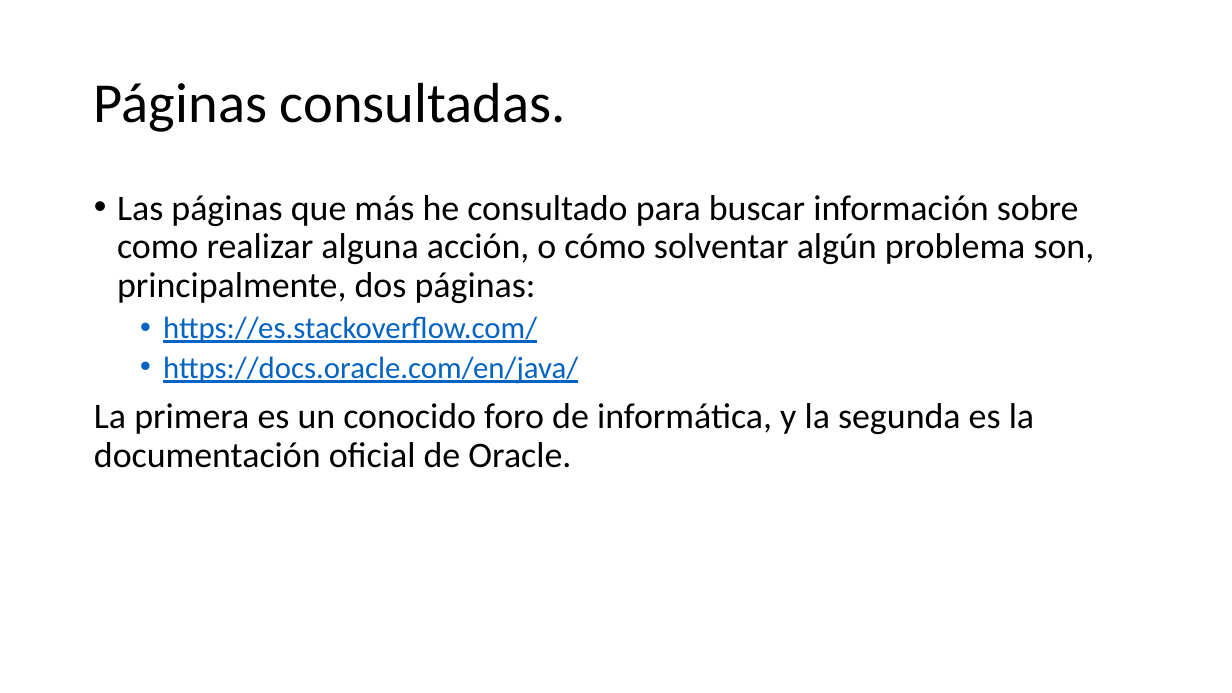
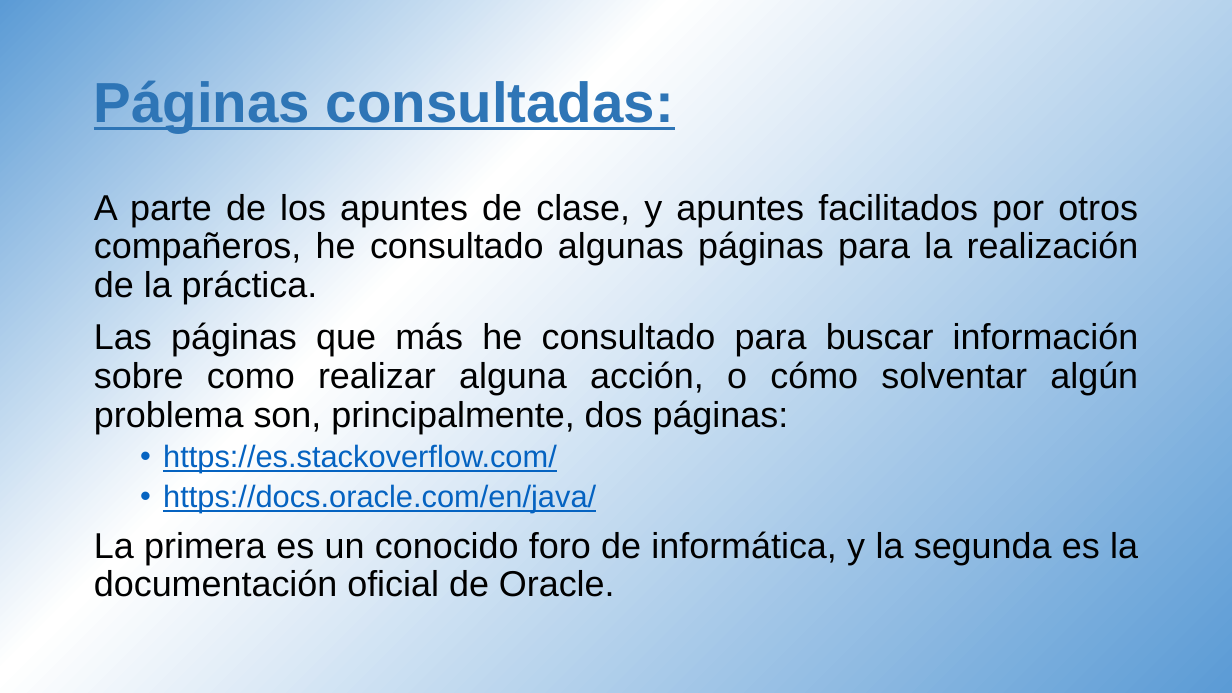
Before and after one commit to IhoFenixMFS/pracPOOjun18, a slide deck: slide 13 of poo.pptx (slide 12 before the commit). Drawn at 1232x693 pixels with LibreOffice and Linux fonts; fonts in the diff are those of the drawing. Boxes give left, top, right and bottom in pixels: in the first picture for what was removed or moved away, otherwise in the second. Text is boxed around its words. In the diff, an @@ line names an element or a change of style, - is before the commit and + after.

```diff
--- a/poo.pptx
+++ b/poo.pptx
@@ background #FFFFFF to gradient #5B9BD5 to #FFFFFF @@
@@ title at <box>94,77,674,132</box>: text changed; font Calibri to Arial; text colour #000000 to #2E75B6; bold on @@
-Páginas consultadas.
+Páginas consultadas:
@@ text at <box>94,194,1139,304</box>: paragraph added @@
+A parte de los apuntes de clase, y apuntes facilitados por otros compañeros, he consultado algunas páginas para la realización de la práctica.
@@ text at <box>94,322,1139,597</box>: font Calibri to Arial in "Las páginas que más he consultado para ...", "https://es.stackoverflow.com/", "https://docs.oracle.com/en/java/", "La primera es un conocido foro de ..."; alignment left to justified; bullet • to none @@
```
Also in this commit, not shown: 11 other slides changed, 2 slides added, 1 slide removed.
